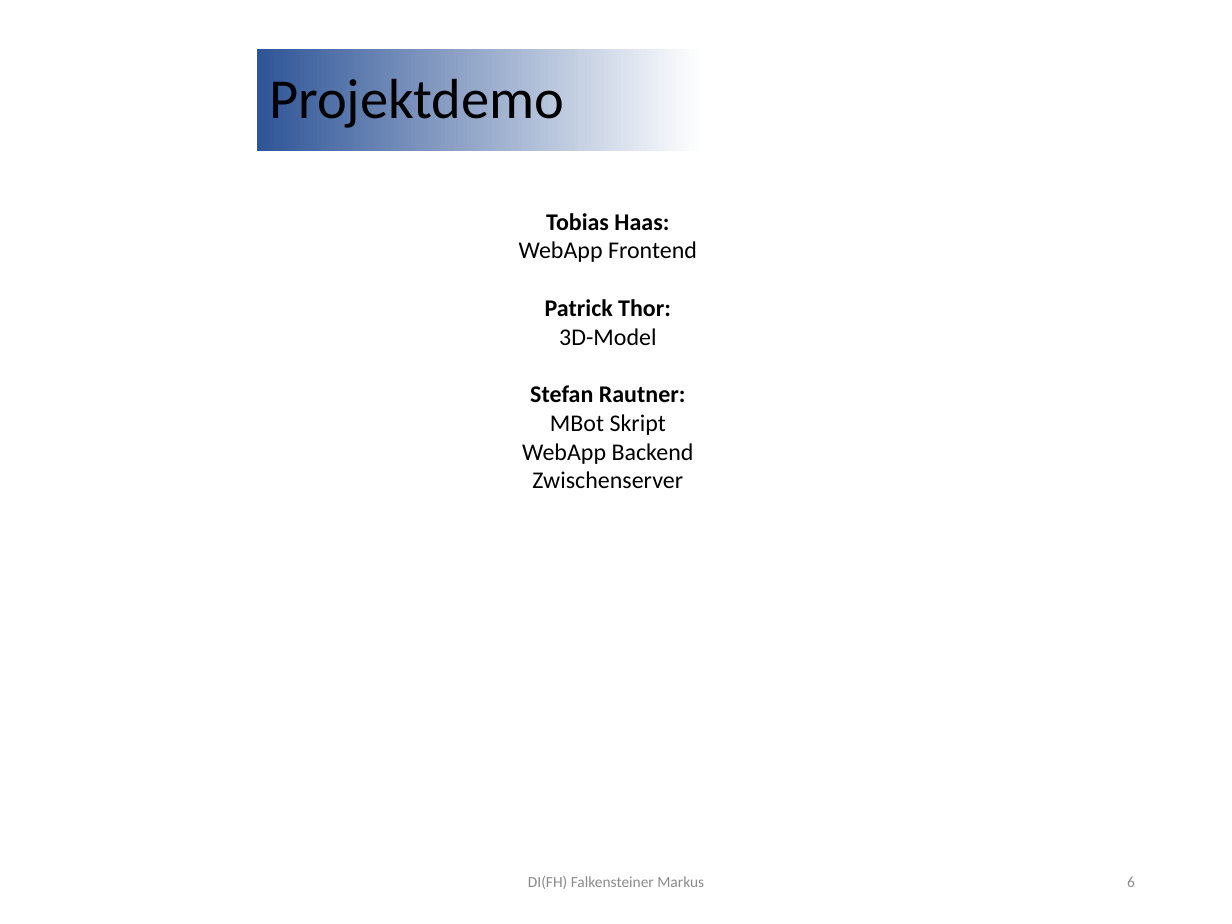
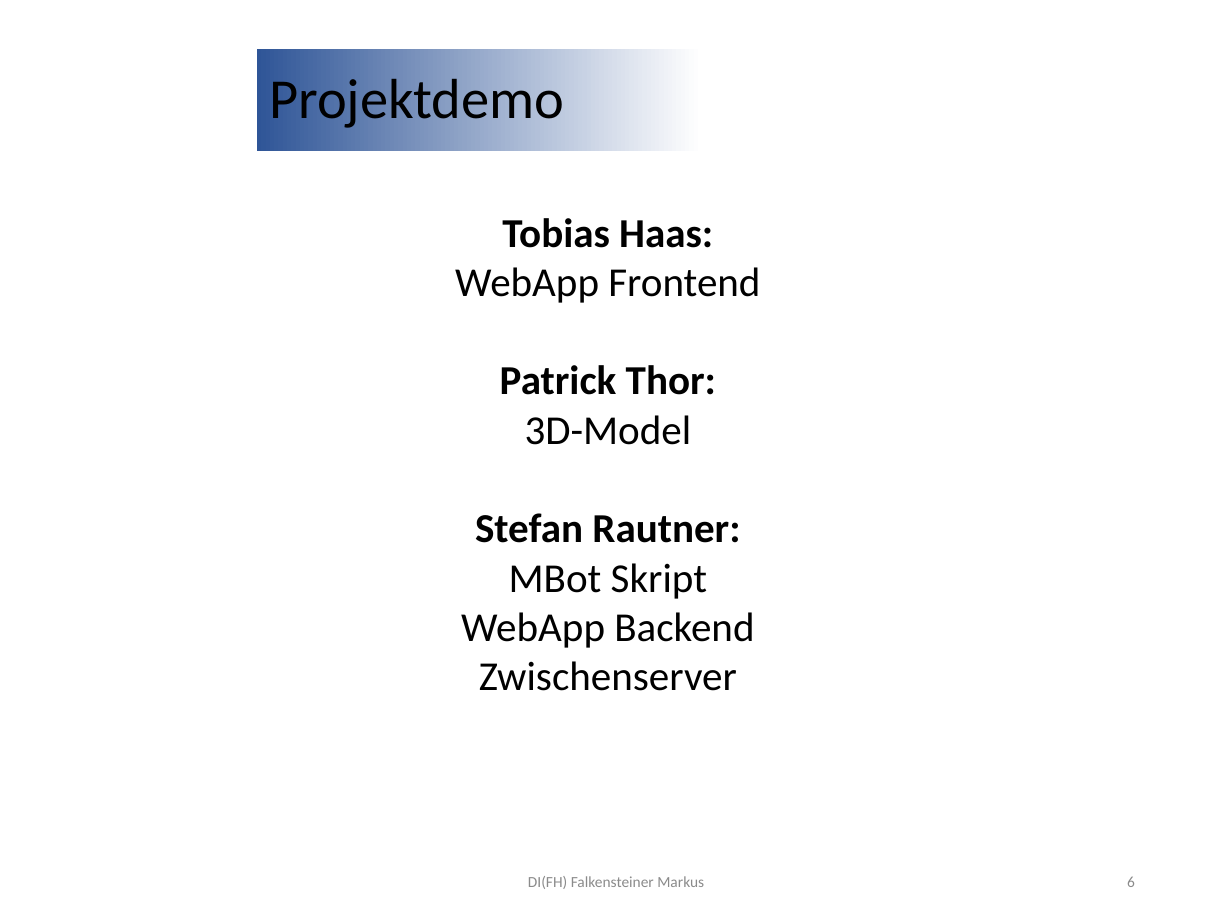
Before and after one commit to StefanRautner/MBotController, a slide deck: slide 6 of Dokumente/SprintReview-5.pptx. Drawn at 1232x924 pixels with LibreOffice and Linux fonts; fonts in the diff are those of the drawing; background and template pictures are left out. Boxes give left, top, right and bottom in pixels: in the first picture for what was removed or moved away, otherwise in the second. Text is boxed around its words. In the diff, an @@ line names an element or a change of style, - is before the commit and + after.

```diff
--- a/Dokumente/SprintReview-5.pptx
+++ b/Dokumente/SprintReview-5.pptx
@@ text "Tobias Haas:" at [455,218,760,691]: size 14 to 24 pt @@
```
Also in this commit, not shown: 2 other slides changed.
